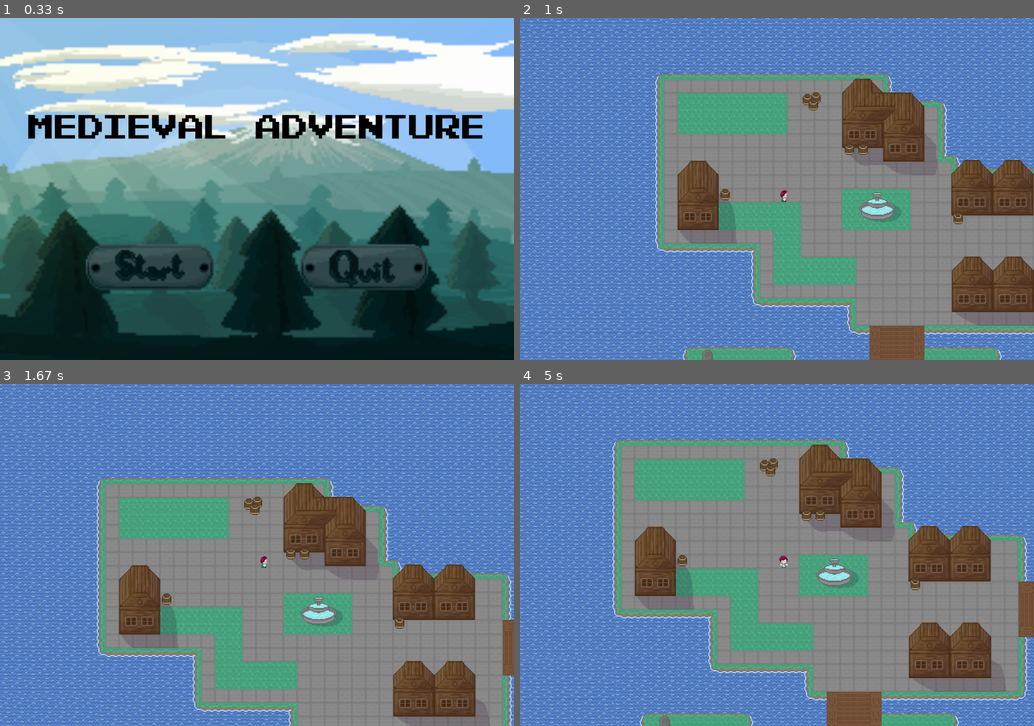
Above: before the commit, frames 1-4 (two rows, left to right).
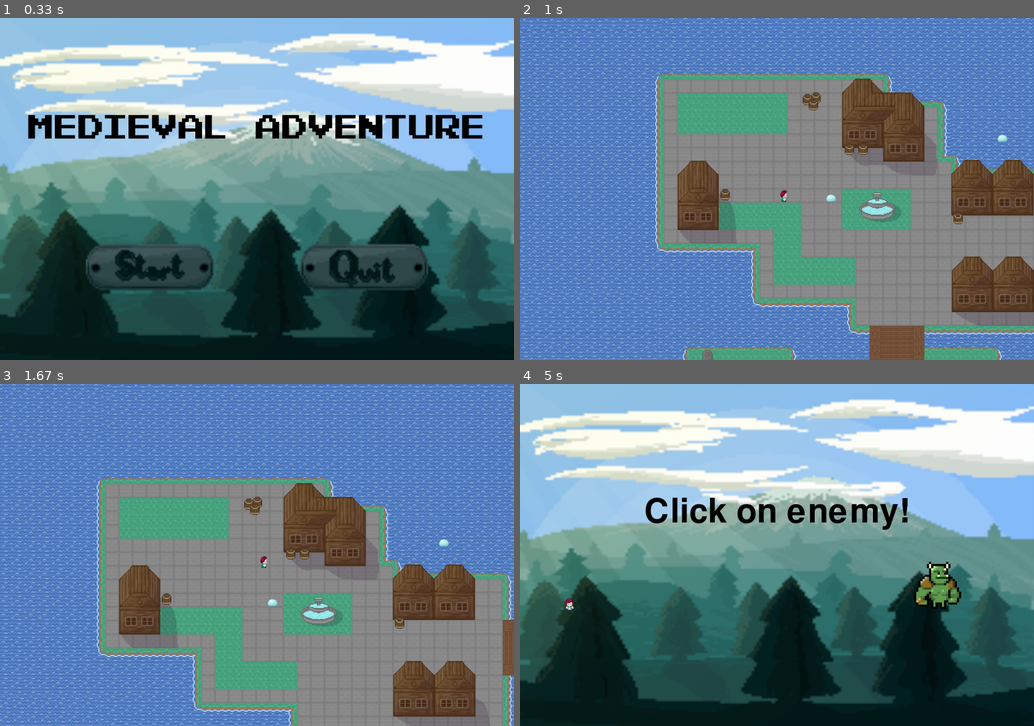
Above: after the commit, the same moments.

Repository: AGH-Narzedzia-Informatyczne-2020-2021/PyGame
Game: pygame game, started from nasza_gra/game.py
Same seed, same stepped clock (60 frames per second), same inputs: the game is played once before the commit and once after it.
Inputs (mouse positions are in pixels of both pictures, inside the frame that each line leads up to):
- Up to frame 1 (0.33 s): no input
- Up to frame 2 (1 s): press the mouse at (669, 267) at 0.37 s; move the mouse to (643, 267) at 0.47 s; release the mouse at (617, 271) at 0.6 s; hold Right from 0.67 s (still down); move the mouse to (854, 69) at 0.7 s
- Up to frame 3 (1.67 s): release Right at 1.13 s; hold Up 1.17-1.47 s; hold Right from 1.5 s (still down)
- Up to frame 4 (5 s): release Right at 1.97 s; hold Left 2-2.53 s; hold Down 2.57-2.87 s; hold Left 2.9-3.3 s; hold Up 3.33-3.7 s; hold Right 3.73-4.37 s; hold Down 4.4-4.77 s; press the mouse at (756, 688) at 4.83 s; move the mouse to (777, 582) at 4.93 s

Frame 1 is identical in both runs. In frame 2, less than 0.1% of the frame differs, in the area x 59-95%, y 34-54%; in frame 3, less than 0.1%; in frame 4, 98%, in the area x 0-100%, y 0-100%.

Commit message:
próba dodania drugiego przeciwnika

Diff:
--- a/nasza_gra/game.py
+++ b/nasza_gra/game.py
@@ -23,6 +23,7 @@
 FMUSIC = os.path.join(muzyka, 'muzyka\\Guardian Song.mp3')
 ENEMY_SOUND = pygame.mixer.Sound('muzyka\\orc_sound.mp3')
 ENEMY_ICON_png = os.path.join(grafiki, 'grafiki\orc.png')
+ENEMY2_ICON_png= os.path.join(grafiki, 'grafiki\slime1.png')
 PBUTTON_L = os.path.join(grafiki, 'grafiki\start_L.png')
 PBUTTON_D = os.path.join(grafiki, 'grafiki\start_D.png')
 QBUTTON_L = os.path.join(grafiki, 'grafiki\quit_L.png')
@@ -57,7 +58,7 @@
 def message_display(text, x, y):  # wyświetlanie wiadomości w grze
     largeText = pygame.font.SysFont(text, 115)
     TextSurf, TextRect = text_objects(text, largeText, BLACK)
-    TextRect.center = ((x), (y))
+    TextRect.center = (x, y)
     SCREEN.blit(TextSurf, TextRect)
     pygame.display.update()
 
@@ -218,7 +219,28 @@
                     pygame.mixer.Sound.play(ENEMY_SOUND)
 
 
-global ENEMY_HP
+ENEMY_POSITIONS2 = [[800, 400, 100], [1200, 260, 100]]
+ENEMY2_ICON= pygame.image.load(ENEMY2_ICON_png)
+global ENEMY2_NUM
+
+def enemy2():
+    for enemy in ENEMY_POSITIONS2:
+        if enemy[2] == 0:
+            continue
+        else:
+            enemy[0] += mapaX_step
+            enemy[1] += mapaY_step
+            SCREEN.blit(ENEMY2_ICON, (enemy[0], enemy[1]))
+            #ENEMY_SOUND.set_volume(0.1)
+
+            if enemy[0] + 150 >= playerX >= enemy[0] - 30 and enemy[1] + 150 >= playerY >= enemy[1] - 50:
+                global ENEMY_NUM
+                ENEMY_NUM = enemy
+                button(400, 650, FBUTTON_D, FBUTTON_L, 'fight')
+             #   if not pygame.mixer.get_busy():  # jak nie ma if not to odtwarza kilka dźwięków jednocześnie
+                  #  pygame.mixer.Sound.play(ENEMY_SOUND)
+
+
 
 
 def fight():
@@ -235,10 +257,11 @@
         whether_exit(event)
     MOUSE = pygame.mouse.get_pos()
     CLICK = pygame.mouse.get_pressed()
-    global ENEMY_NUM
+    global ENEMY_NUM, ENEMY2_NUM
     if MOUSE[0] > 800 and 700 > MOUSE[1] > 400:
         if CLICK[0] == 1:
             ENEMY_NUM[2] -= 5
+            ENEMY2_NUM[2] -= 5
             print(ENEMY_NUM[2])
             if ENEMY_NUM[2] <= 0:
                 FIGHT = False
@@ -327,10 +350,11 @@
             mapa_wyswietl()
             gracz_wyswietl()
             enemy()
+            enemy2()
             ruch_mapy()
             granica_mapy()
             # WALKA
-            print(mapaX, mapaY)
+            #print(mapaX, mapaY)
         else:
             music_stop()
             fight()
